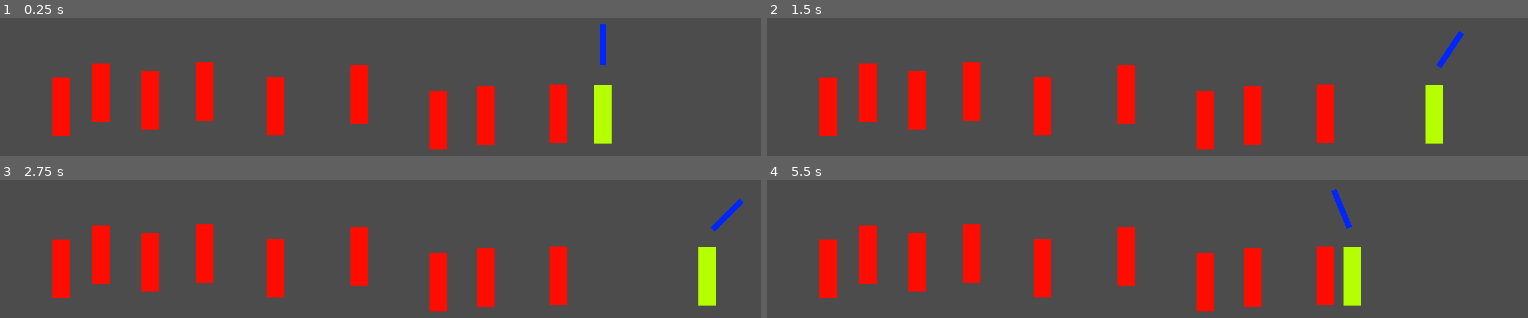
Above: before the commit, frames 1-4 (two rows, left to right).
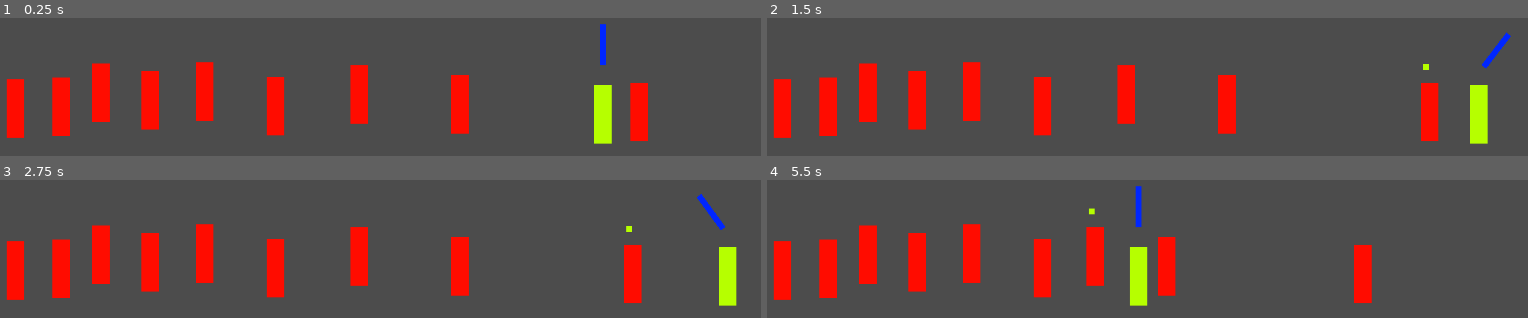
Above: after the commit, the same moments.

Repository: GoblinsGaming/lostrelicgame
Game: Godot game, scene res://TestBump.tscn
Two runs of this game, one before a commit and one after it. Both use one fixed random seed, a clock stepped at 60 frames per second and the inputs below. This scene is started directly instead of the project's main scene.
Inputs:
- Up to frame 1 (0.25 s): no input
- Up to frame 2 (1.5 s): tap Enter at 0.5 s; hold D (right) 0.53-1.28 s; tap Keypad 0 (drift_camera) at 0.6, 1.35 s; hold - (train_down) from 1.28 s (still down)
- Up to frame 3 (2.75 s): release - (train_down) at 2.03 s; hold D (right) from 2.03 s (still down); tap Keypad 0 (drift_camera) at 2.1 s
- Up to frame 4 (5.5 s): release D (right) at 2.78 s; hold = (train_up) 2.78-3.53 s; tap Keypad 0 (drift_camera) every 0.75 s from 2.85 to 5.1 s; hold A (left) 3.53-5.03 s; hold - (train_down) from 5.03 s (still down)

The runs differ from the first frame. In frame 1, 6.1% of the frame differs, in the area x 0-86%, y 41-96%; in frame 2, 7.9%; in frame 3, 8.5%; in frame 4, 10%, in the area x 0-80%, y 4-96%.

Commit message:
bouncy balls that give back more than you do

Diff:
--- a/NPC.gd
+++ b/NPC.gd
@@ -1,57 +1,46 @@
 extends Node2D
 
 var velocity = 0
-const STRENGTH = 20000
-const NORMAL_FRICTION = 500
-const MAX_FRICTION = 2000
-var friction = 0
-const WEIGHT = 1
-const FORCE_DECAY = 100
-const BARRIER = 5
-var enemies = []
+const FRICTION = 100
+const INVINCIBILITY_TIME = 1
+var invincibility_timer = 0
+var is_invincible
+var is_npc = true
 
 func _ready():
-	pass # Replace with function body.
+	pass
 
 
 func _process(delta):
-	calculate_friction(delta)
-	position.x += velocity * delta * 10
-	if friction > NORMAL_FRICTION:
-		friction -= 100 * delta
-	if friction > MAX_FRICTION:
-		friction = MAX_FRICTION
-	if velocity > BARRIER:
-		velocity -= FORCE_DECAY * delta
-	if velocity < -BARRIER:
-		velocity += FORCE_DECAY * delta
-	for enemy in enemies:
-		if enemy.position.x > position.x:
-			enemy.velocity += delta * 100
-		else:
-			enemy.velocity -= delta * 100
-	if position.x > 1350 or position.x < 0:
-		velocity *= -1
-
-
-func calculate_friction(delta):
-	friction += velocity * delta
+	position.x += velocity * delta
 	if velocity > 0:
-		velocity -= friction * delta
+		velocity -= FRICTION * delta
 		if velocity < 0:
 			velocity = 0
-	if velocity < 0:
-		velocity += friction * delta
+	else:
+		velocity += FRICTION * delta
 		if velocity > 0:
 			velocity = 0
+	invincibility_timer -= delta
+	if invincibility_timer > 0:
+		$Sprite2.visible = true
+		is_invincible = true
+	else:
+		$Sprite2.visible = false
+		is_invincible = false
+	if position.x < 0 or position.x > 1350:
+		velocity = -velocity
+
+func impact(player_velocity):
+	if is_invincible:
+		return
+	else:
+		print("MOVE")
+		velocity += player_velocity * 20
+		invincibility_timer = INVINCIBILITY_TIME
 
 func _on_Area2D_area_entered(enemy_area):
 	var enemy = enemy_area.get_parent()
-	if enemy.get("velocity") != null:
-		#is not player
-		if not enemies.has(enemy):
-			enemies.append(enemy)
-
-func _on_Area2D_area_exited(enemy_area):
-	var enemy = enemy_area.get_parent()
-	enemies.erase(enemy)
+	if enemy.get("is_npc") != null:
+		if is_invincible:
+			enemy.impact(velocity / 16)
--- a/PlayerTest.gd
+++ b/PlayerTest.gd
@@ -4,13 +4,11 @@
 var player_force = 0
 var player_net_force = 0
 var player_velocity = 0
-var enemies = []
-var current_friction = 0
-const PLAYER_WEIGHT = 10
-const PLAYER_MAX_FORCE = 1000
+const PLAYER_WEIGHT = 1
+const PLAYER_MAX_FORCE = 500
 const PLAYER_STRENGTH = 1000
 const LEAN_INDICATOR_MAX = 45
-const PLAYER_FRICTION = 500
+const PLAYER_FRICTION = 50
 
 func _ready():
 	pass # Replace with function body.
@@ -18,14 +16,12 @@
 
 func _process(delta):
 	calculate_player_input_forces(delta)
-	calculate_net_forces(delta)
-	calculate_friction(delta)
-	player_velocity += player_net_force * (delta / PLAYER_WEIGHT)
-	print(player_velocity)
-	position.x += player_velocity * delta * 10
+	if position.x < 0 or position.x > 1350:
+		player_force = -player_force
+	calculate_friction()
+	player_velocity = player_net_force * (delta / PLAYER_WEIGHT)
+	position.x += player_velocity
 	calculate_lean_indicator()
-	if position.x > 1350 or position.x < 0:
-		player_velocity *= -1
 
 
 func calculate_player_input_forces(delta):
@@ -40,26 +36,15 @@
 	if Input.is_action_pressed("ui_down"):
 		player_force = 0
 
-func calculate_net_forces(delta):
+
+func calculate_friction():
 	player_net_force = player_force
-	for enemy in enemies:
-		var distance_mult = abs(position.x - enemy.position.x)
-		if distance_mult < 15:
-			distance_mult = 1.0
-		var enemy_force_mult = 1.0 / sqrt(distance_mult)
-		if position.x > enemy.position.x:
-			player_net_force += enemy.STRENGTH * enemy_force_mult * delta
-		else:
-			player_net_force -= enemy.STRENGTH * enemy_force_mult * delta
-
-func calculate_friction(delta):
-	current_friction = player_velocity * player_velocity
 	if player_net_force > 0:
-		player_net_force -= current_friction
+		player_net_force -= PLAYER_FRICTION
 		if player_net_force < 0:
 			player_net_force = 0
 	if player_net_force < 0:
-		player_net_force += current_friction
+		player_net_force += PLAYER_FRICTION
 		if player_net_force > 0:
 			player_net_force = 0
 
@@ -70,14 +55,15 @@
 
 func _on_Area2D_area_entered(enemy_area):
 	var enemy = enemy_area.get_parent()
-	if position.x > enemy.position.x:
-		enemy.velocity = -20
+	if enemy.is_invincible:
+		return
+	if player_force > 0:
+		player_force -= 500
+		if player_force < 0:
+			player_force = 0
+		enemy.impact(player_velocity)
 	else:
-		enemy.velocity = 20
-	enemy.friction += 6
-	if not enemies.has(enemy):
-		enemies.append(enemy)
-
-func _on_Area2D_area_exited(enemy_area):
-	var enemy = enemy_area.get_parent()
-	enemies.erase(enemy)
+		player_force += 500
+		if player_force > 0:
+			player_force = 0
+		enemy.impact(player_velocity)
--- a/TestBump.tscn
+++ b/TestBump.tscn
@@ -37,7 +37,7 @@
 position = Vector2( 171.161, 381.26 )
 
 [node name="NPC3" parent="." instance=ExtResource( 2 )]
-position = Vector2( 1019.88, 392.599 )
+position = Vector2( 92.5793, 383.78 )
 
 [node name="NPC4" parent="." instance=ExtResource( 2 )]
 position = Vector2( 238.73, 357.321 )
@@ -46,10 +46,10 @@
 position = Vector2( 323.145, 369.921 )
 
 [node name="NPC6" parent="." instance=ExtResource( 2 )]
-position = Vector2( 896.409, 396.379 )
+position = Vector2( 1158.47, 390.079 )
 
 [node name="NPC7" parent="." instance=ExtResource( 2 )]
-position = Vector2( 814.514, 403.939 )
+position = Vector2( 852.312, 377.48 )
 
 [node name="NPC8" parent="." instance=ExtResource( 2 )]
 position = Vector2( 679.703, 359.841 )
--- a/testNPC.tscn
+++ b/testNPC.tscn
@@ -1,7 +1,8 @@
-[gd_scene load_steps=4 format=2]
+[gd_scene load_steps=5 format=2]
 
 [ext_resource path="res://placeholders/red.png" type="Texture" id=1]
 [ext_resource path="res://NPC.gd" type="Script" id=2]
+[ext_resource path="res://placeholders/green.png" type="Texture" id=3]
 
 [sub_resource type="RectangleShape2D" id=1]
 extents = Vector2( 14.1484, 50.1104 )
@@ -19,5 +20,9 @@
 [node name="CollisionShape2D" type="CollisionShape2D" parent="Area2D"]
 shape = SubResource( 1 )
 
+[node name="Sprite2" type="Sprite" parent="."]
+visible = false
+position = Vector2( -6.29968, -76.8552 )
+texture = ExtResource( 3 )
+
 [connection signal="area_entered" from="Area2D" to="." method="_on_Area2D_area_entered"]
-[connection signal="area_exited" from="Area2D" to="." method="_on_Area2D_area_exited"]
